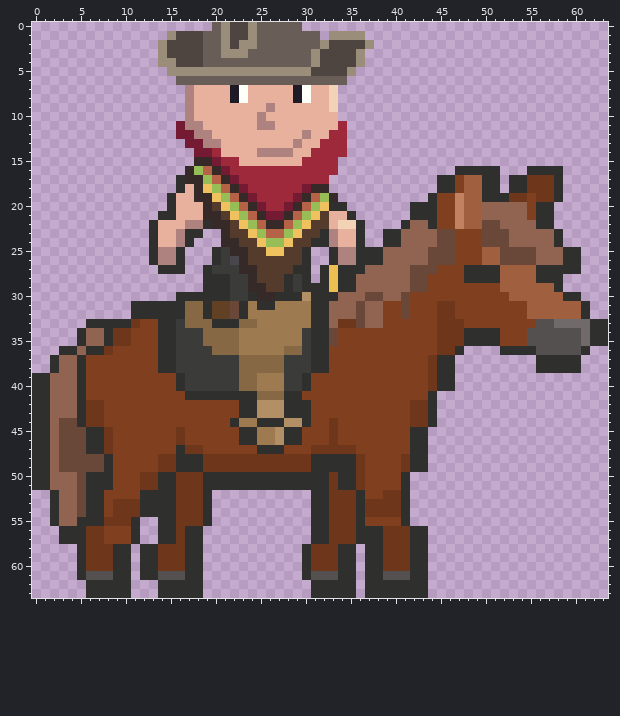
A pixel-art sprite gets an edit: Assets/Art/Sprites/bandit.png. Above: the version before the commit.
The file is 64x64 pixels. Colours within 5 levels of each other are drawn and written as one.
Once edited:
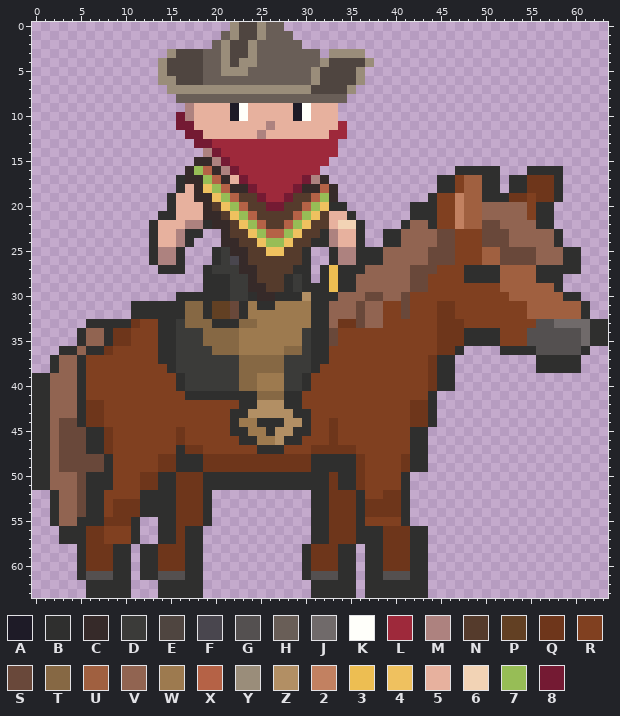
Palette (. is transparent): A #1e1b27  B #2f2f2e  C #362a29  D #3b3b39  E #4f4540  F #49464e  G #545050  H #695e57  J #706a6a  K #fffffa  L #9e293b  M #ad827f  N #553b2c  P #624023  Q #6e361b  R #804020  S #69483a  T #866844  U #a06040  V #916451  W #9d7a4f  X #b56246  Y #9a8d7a  Z #b28f64  2 #c28161  3 #edbe52  4 #efc15f  5 #e7b19e  6 #f2d3b5  7 #97bd56  8 #741a33
Edits made:
@@ x 12..39 @@
- 0 ........HYEEYHHHHH..........
- 1 ...YEEEHHYEEYHHHHHHH.YYYY...
- 2 ..YEEEEHHYEYYHHHHHHHYEEEEY..
- 3 ..YEEEEHHYYYHHHHHHHYEEEEY...
- 4 ..YYEEEHHHHHHHHHHHHYEEEEY...
- 5 ...YYYYYYYYYYYYYYYYEEEEY....
- 6 ....HHHHHHHHHHHHHHHHHHH.....
- 7 .....M5555AK55555AK556......
- 8 .....M5555AK55555AK556......
- 9 .....M55555555M5555556......
-10 .....M5555555M55555555......
-11 ....8MM555555MM5555555L.....
-12 ....88MM5555555555M55LL.....
-13 .....88MM55555555M55LLL.....
-14 ......88L5555MMMM55LLLL.....
-15 ......CC8LL5555555LLLL......
-16 .....C7XC8LLLLLLLLLLLL......
-17 ....BCC7XC8LLLLLLLLLL.......
-18 ....B5C47XC8LLLLLL8CC.......
-19 ...B55CC47XC8LLLL8CX7C......
-20 ...B555CN47XC8LL8CX74BB.....
-21 ..BB555CCN47XC88CX74N55B....
-22 .B555MMBCCN47XCCX74NN566B...
+ 0 ..........YEEYHH............
+ 1 .........HYEEYHHH...........
+ 2 ........HYEEYHHHHH..........
+ 3 ...YEEEHHYEEYHHHHHHH.YYYY...
+ 4 ..YEEEEHHYEYYHHHHHHHYEEEEY..
+ 5 ..YEEEEHHYYYHHHHHHHYEEEEY...
+ 6 ..YYEEEHHHHHHHHHHHHYEEEEY...
+ 7 ...YYYYYYYYYYYYYYYYEEEEY....
+ 8 ....HHHHHHHHHHHHHHHHHHH.....
+ 9 .....M5555AK55555AK555......
+10 ....8M5555AK55555AK555......
+11 ....8855555555M5555555L.....
+12 .....88555555M5555555LL.....
+13 ......88LLLLLLLLLLLLLL......
+14 .......M8LLLLLLLLLLLLL......
+15 ......CCM8LLLLLLLLLLL.......
+16 .....C7XCM8LLLLLLLLL........
+17 ....BCC7XC58LLLLLL8MC.......
+18 ....B5C47XCC8LLLL8CCXC......
+19 ...B55CC47XNN8LL8NNX7C......
+20 ...B555CN47XNN88NNX74BB.....
+21 ..BB555CCN47XNNNNX74N55B....
+22 .B555MMBCCN47XNNX74NN566B...
 23 .B55MBB..CNN47XX74NNBM55B..B
@@ x 12..34 @@
 37 RRBBDDDDDDDTTTTTDDDBBRR
-38 RRBBDDDDDDDTTTTTDDDBBRR
+38 RRRBDDDDDDDTTTTTDDDBRRR
 39 RRRRBDDDDDDTTWWWDDBRRRR
@@ x 20..32 @@
 41 BBBBBTTTBBRRR
-42 RRRBBZZZBBBRR
-43 RRRBBZZZBBBRR
+42 RRRBBZZZBBRRR
+43 RRBBZZZZZBBRR
 44 RRBWWBBBZZBRR
-45 RRRBBWWZBBRRR
+45 RRBBWWBZZBBRR
 46 RRRBBWWZBBRRR
Pixel boxes of the changes (left, top, right, bottom) in both pictures:
changed: (158, 22, 374, 229)
changed: (158, 364, 167, 373)
changed: (320, 364, 329, 373)
changed: (230, 400, 311, 436)
